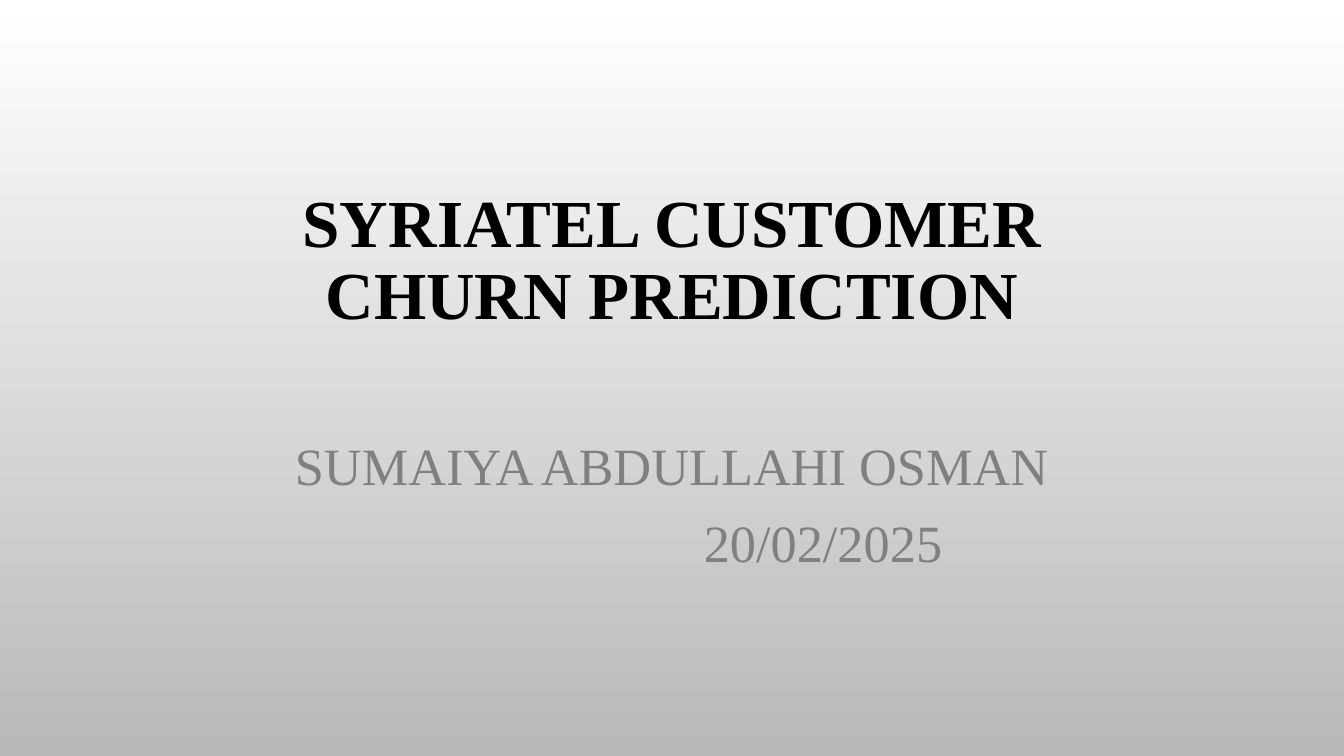
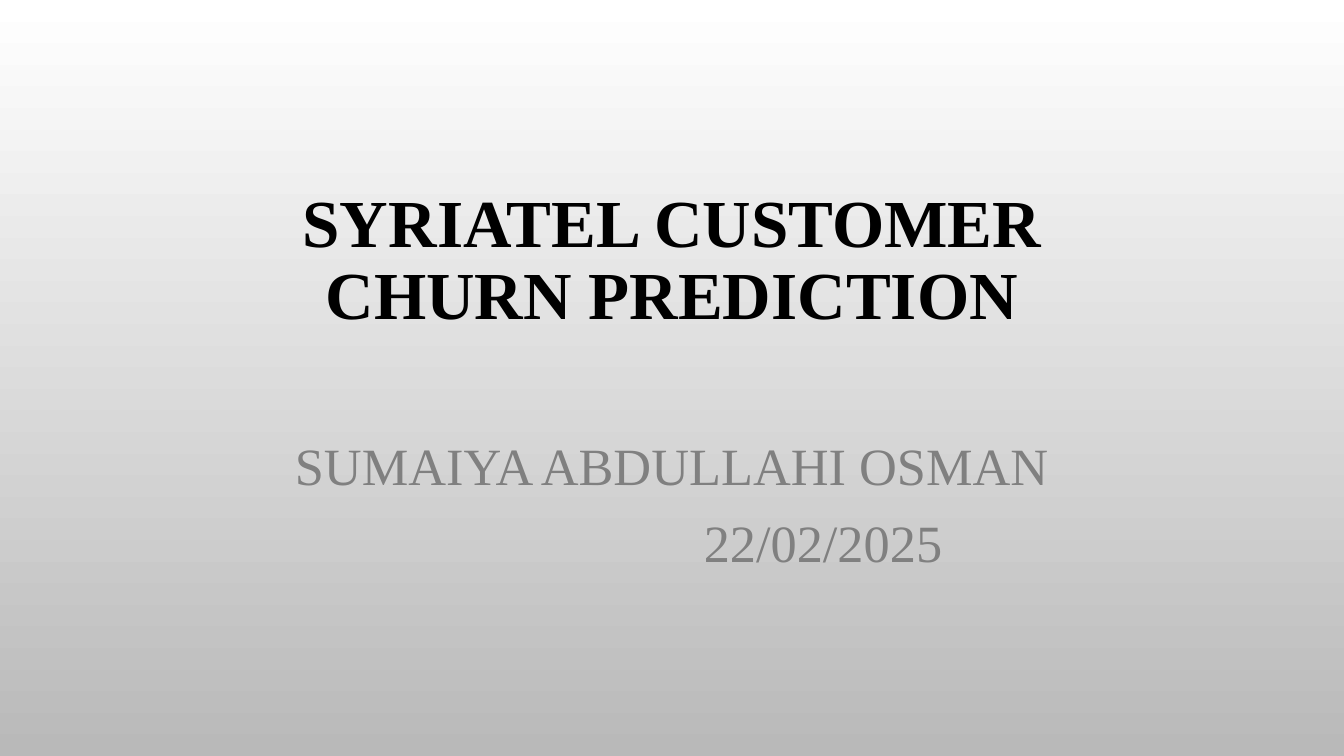
Before and after one commit to Maiya-Abdullahi/SyriaTel-Customer-Churn-Prediction, a slide deck: slide 1 of PowerPoint.pptx. Drawn at 1344x756 pixels with LibreOffice and Linux fonts; fonts in the diff are those of the drawing; background and template pictures are left out. Boxes give left, top, right and bottom in pixels: in the first picture for what was removed or moved away, otherwise in the second. Text is boxed around its words. In the diff, an @@ line names an element or a change of style, - is before the commit and + after.

```diff
--- a/PowerPoint.pptx
+++ b/PowerPoint.pptx
@@ subtitle at (x1=704, y1=527, x2=942, y2=563): text changed @@
-20/02/2025
+22/02/2025
```
Also in this commit, not shown: 12 other slides changed.
